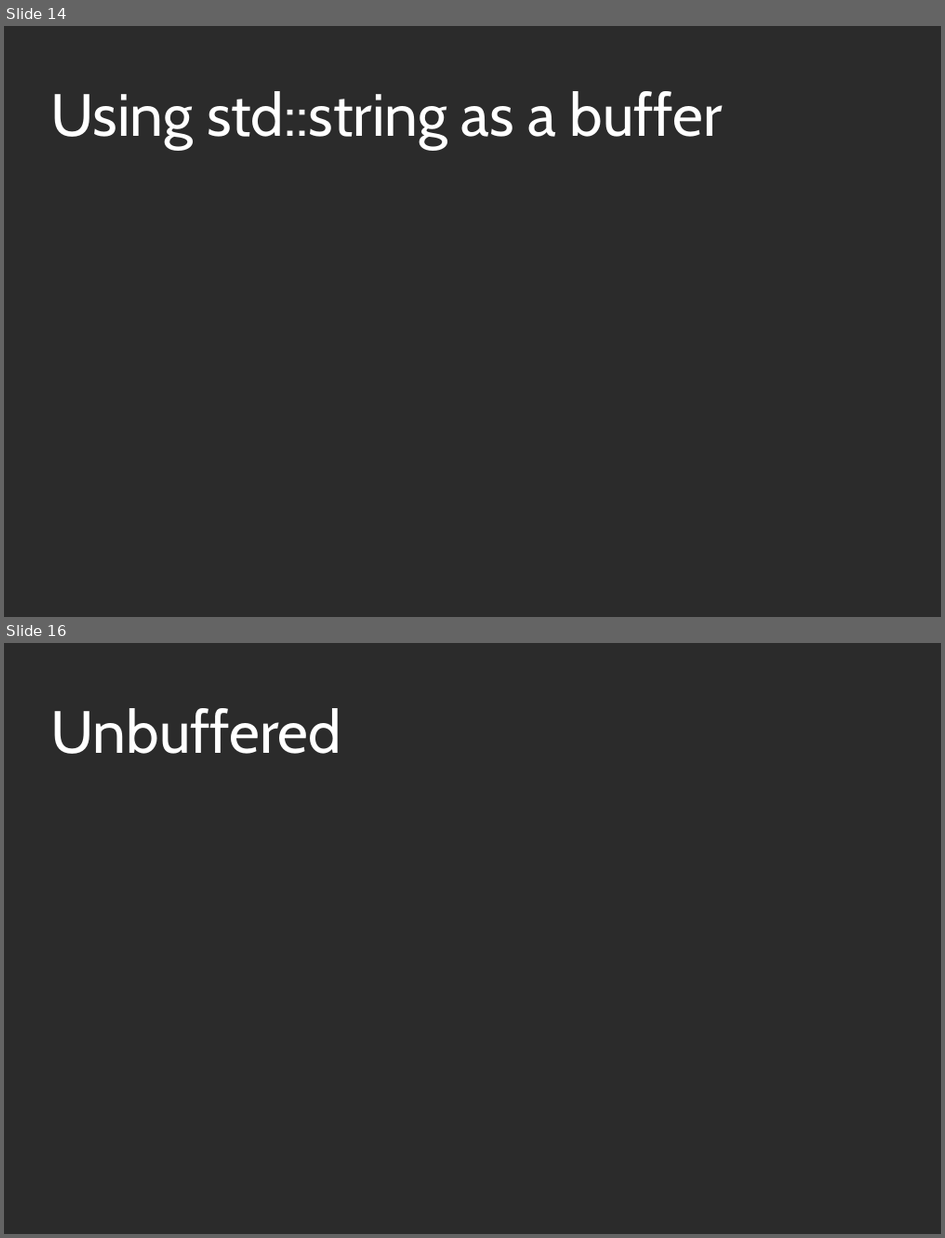
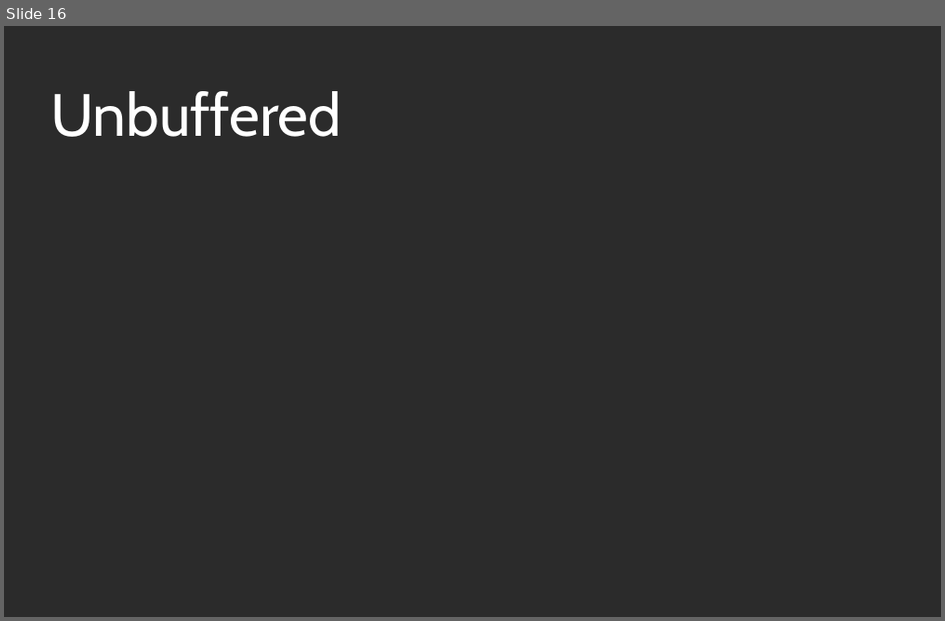
Before and after one commit to KayEss/cpp-designing4performance, a slide deck: slides/Designing APIs For Performance.odp. Shown one above the other, each under a label of ours: slides 14 and 16 before the commit, slide 16 after it; the slides between them are not shown. The pictures are 945x1238 and 945x621 pixels, drawn with LibreOffice and Linux fonts; fonts in the diff are those of the drawing; background and template pictures are left out; a plain dark background stands for a picture behind light text. Boxes give left, top, right and bottom in pixels: in the first picture for what was removed or moved away, otherwise in the second. Text is boxed around its words. In the diff, an @@ line names an element or a change of style, - is before the commit and + after.

Commit message:
Update times for memory/write benchmarks and fill in code for buffered example.

```diff
--- a/slides/Designing APIs For Performance.odp
+++ b/slides/Designing APIs For Performance.odp
@@ slide 14 removed at [4, 26, 941, 617], background picture (left out) @@
@@ title removed at [50, 91, 723, 150] @@
-Using std::string as a buffer
```
Also in this commit, not shown: 3 slides changed, 4 slides added, 3 other slides removed, 5 other files.
